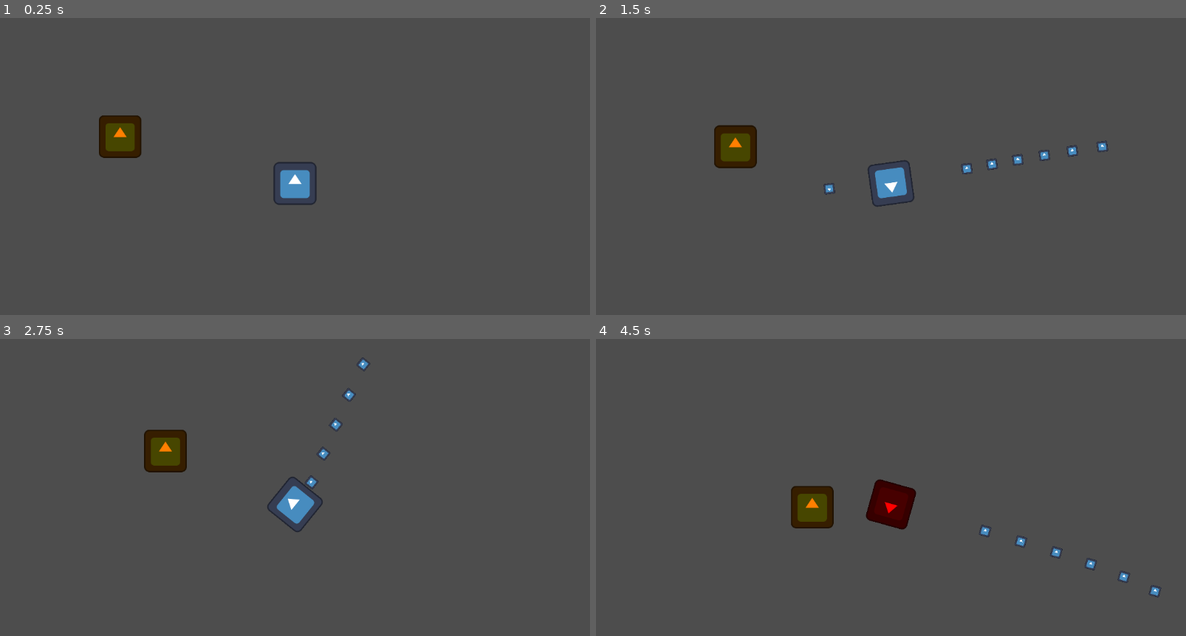
Above: before the commit, frames 1-4 (two rows, left to right).
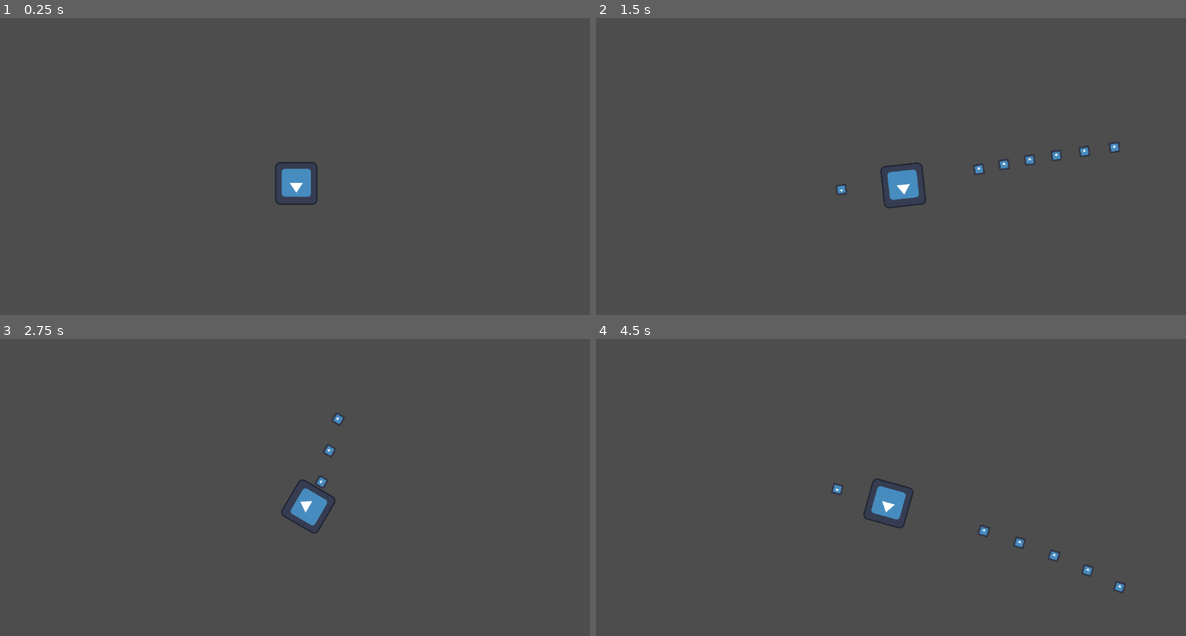
Above: after the commit, the same moments.

Repository: CMBadiuk/GMTK-Jam-25-Splashdown
Game: Godot game, scene res://World.tscn
Same seed, same stepped clock (60 frames per second), same inputs: the game is played once before the commit and once after it. The engine's default icon, where the game draws it, is replaced by a stand-in: a white triangle on a blue panel in a dark square.
Inputs (mouse positions are in pixels of both pictures, inside the frame that each line leads up to):
- Up to frame 1 (0.25 s): no input
- Up to frame 2 (1.5 s): move the mouse to (1020, 166) at 0.52 s; press the mouse at (1020, 166) at 0.53 s; hold D (Move_Right) 0.53-1.28 s; move the mouse to (773, 199) at 1.27 s; release the mouse at (773, 199) at 1.28 s; hold S (Move_Down) from 1.28 s (still down); click (773, 199) at 1.35 s
- Up to frame 3 (2.75 s): move the mouse to (354, 431) at 2.02 s; release S (Move_Down) at 2.03 s; press the mouse at (354, 431) at 2.03 s; hold D (Move_Right) from 2.03 s (still down)
- Up to frame 4 (4.5 s): move the mouse to (861, 570) at 2.77 s; release D (Move_Right) at 2.78 s; release the mouse at (861, 570) at 2.78 s; hold W (Move_Up) 2.78-3.53 s; click (861, 570) at 2.85 s; move the mouse to (1068, 552) at 3.52 s; press the mouse at (1068, 552) at 3.53 s; hold A (Move_Left) from 3.53 s (still down); move the mouse to (714, 454) at 4.27 s; release the mouse at (714, 454) at 4.28 s; click (714, 454) at 4.35 s

The runs differ from the first frame. In frame 1, 1.3% of the frame differs, in the area x 16-54%, y 32-63%; in frame 2, 2.4%; in frame 3, 2.1%; in frame 4, 2.5%, in the area x 33-96%, y 46-88%.

Commit message:
Revert "Merge branch 'main' of https://github.com/CMBadiuk/GMTK-Jam-2025"
This reverts commit 027b0ef01e021a8f30ef3b593559339bb883daa7, reversing
changes made to 40e07dd5b4f48d200902a18a4625848edf9c4863.

Diff:
--- a/World.tscn
+++ b/World.tscn
@@ -1,8 +1,7 @@
-[gd_scene load_steps=6 format=3 uid="uid://cr75xubf3ymsk"]
+[gd_scene load_steps=5 format=3 uid="uid://cr75xubf3ymsk"]
 
 [ext_resource type="PackedScene" uid="uid://ckwn072cvvxnx" path="res://player.tscn" id="1_2dftf"]
 [ext_resource type="PackedScene" uid="uid://crseh7g7s6ifg" path="res://river_current.tscn" id="2_bcbcq"]
-[ext_resource type="PackedScene" uid="uid://p7acrgel14o6" path="res://chaser.tscn" id="3_bcbcq"]
 
 [sub_resource type="RectangleShape2D" id="RectangleShape2D_2dftf"]
 size = Vector2(1889, 80)
@@ -15,7 +14,7 @@
 [node name="World" type="Node"]
 
 [node name="Player" parent="." instance=ExtResource("1_2dftf")]
-position = Vector2(976, 0)
+position = Vector2(432, 2)
 
 [node name="RiverCurrent" parent="." instance=ExtResource("2_bcbcq")]
 position = Vector2(1112, 16)
@@ -64,6 +63,3 @@
 
 [node name="ChaserNavRegion" type="NavigationRegion2D" parent="."]
 navigation_polygon = SubResource("NavigationPolygon_2dftf")
-
-[node name="ChaserBody" parent="." instance=ExtResource("3_bcbcq")]
-position = Vector2(440, -144)
--- a/chaser.gd
+++ b/chaser.gd
@@ -1,57 +1,20 @@
 extends CharacterBody2D
 
-@export var speed: float = 450.0
+@export var speed: float = 250.0
 @export var health: int = 3
-@export var bounce_force: float = 400.0
-@export var friction: float = 0.95
 
 var player: Node2D
-var can_attack:= true
 
 func _ready() -> void:
 	# Find player as soon as they're spawned
 	player = get_tree().get_first_node_in_group("player")
-	$AttackCooldownTimer.timeout.connect(_on_attack_cooldown_timer_timeout)
 
 func _physics_process(delta: float) -> void:
 	if not is_instance_valid(player):
 		# If player isn't present for any reason, do nothing
-		print("Player not found")
 		return
 	# 1. Get player's current position
 	var player_position = player.global_position
-	# print("Player position: ", player.global_position)
+
 	# 2. Find optimal path to player using the Nav Server
-	var path = NavigationServer2D.map_get_path(get_world_2d().navigation_map, global_position, player_position, true)
-	# 3. Move towards the next point on that path
-	if path.size() > 1:
-		var move_direction = global_position.direction_to(path[1])
-		velocity += move_direction * speed * delta
-	else:
-		velocity = Vector2.ZERO
-	velocity *= friction
-
-	move_and_slide()
-
-	# Check for collision with the player
-	for i in get_slide_collision_count():
-		var collision = get_slide_collision(i)
-		var collider = collision.get_collider()
-		if collider.is_in_group("player"):
-			print("Chaser caught the player!")
-			collider.take_damage(1)
-			# Bounce back
-			velocity += collision.get_normal() * bounce_force
-			print("Velocity = ", velocity)
-			# Start attack cooldown
-			can_attack = false
-			$AttackCooldownTimer.start()
-
-func take_damage(amount: int):
-	health -= amount
-	print("Chaser took ", amount, " damage. Health is now ", health)
-	if health <= 0:
-		queue_free()
-
-func _on_attack_cooldown_timer_timeout():
-	can_attack = true
+	var path = NavigationServer2D.map_get_path(get_world_2d().navigation_map, global_position, player_position, true	)
--- a/chaser.tscn
+++ b/chaser.tscn
@@ -7,15 +7,11 @@
 radius = 64.4981
 
 [node name="ChaserBody" type="CharacterBody2D" groups=["enemy"]]
-collision_layer = 4
-collision_mask = 15
 script = ExtResource("1_7nv7r")
 
 [node name="Sprite2D" type="Sprite2D" parent="."]
-modulate = Color(1, 0.498039, 0, 1)
+modulate = Color(1, 0, 0, 1)
 texture = ExtResource("1_w318g")
 
 [node name="CollisionShape2D" type="CollisionShape2D" parent="."]
 shape = SubResource("CircleShape2D_7nv7r")
-
-[node name="AttackCooldownTimer" type="Timer" parent="."]
--- a/player.gd
+++ b/player.gd
@@ -8,14 +8,10 @@
 @export var friction: float = 0.95
 # Reference to water droplet scene
 @export var water_droplet_scene: PackedScene
-@export var health: int = 5
 
 var can_shoot:= true
 var active_scheme: ControlScheme = ControlScheme.MOUSE_KB
 var last_controller_aim := Vector2.RIGHT # Default aim for controller
-
-func _ready():
-	$DamageFlashTimer.timeout.connect(_on_damage_flash_timer_timeout)
 
 func _unhandled_input(event: InputEvent) -> void:
 	# Runs whenever there's an input event, used to detect last used input device
@@ -95,19 +91,6 @@
 	if active_scheme == ControlScheme.CONTROLLER:
 		droplet.rotation = last_controller_aim.angle()
 
-func take_damage(amount: int):
-	health -= amount
-	print("Player took ", amount, " damage! Health is now ", health)
-	$Sprite2D.modulate = Color.RED
-	$DamageFlashTimer.start()
-
-	if health <= 0:
-		print("GAME OVER")
-		queue_free()
-
-func _on_damage_flash_timer_timeout():
-	$Sprite2D.modulate = Color.WHITE
-
 
 func _on_fire_rate_timer_timeout() -> void:
 	# Calls when FireRateTimer finishes
--- a/player.tscn
+++ b/player.tscn
@@ -1,26 +1,125 @@
 [gd_scene load_steps=5 format=3 uid="uid://ckwn072cvvxnx"]
 
 [ext_resource type="Texture2D" uid="uid://xfkud3diitvt" path="res://icon.svg" id="1_4flbx"]
-[ext_resource type="Script" uid="uid://c7r8qm2lji5hn" path="res://player.gd" id="1_onrkg"]
 [ext_resource type="PackedScene" uid="uid://ofsv5lr2t6pg" path="res://water_droplet.tscn" id="2_i3pqv"]
+
+[sub_resource type="GDScript" id="GDScript_onrkg"]
+script/source = "extends CharacterBody2D
+
+# Enum to define control schemes
+enum ControlScheme { MOUSE_KB, CONTROLLER }
+
+# Strength of the player's push, editable in the Inspector
+@export var move_force: float = 500.0
+# This adds drag to the player
+@export var friction: float = 0.95
+# Reference to water droplet scene
+@export var water_droplet_scene: PackedScene
+
+var can_shoot:= true
+var active_scheme: ControlScheme = ControlScheme.MOUSE_KB
+var last_controller_aim := Vector2.RIGHT # Default aim for controller
+
+func _unhandled_input(event: InputEvent) -> void:
+	# Runs whenever there's an input event, used to detect last used input device
+	if event is InputEventMouseMotion:
+		active_scheme = ControlScheme.MOUSE_KB
+	elif  event is InputEventJoypadMotion or event is InputEventJoypadButton:
+		active_scheme = ControlScheme.CONTROLLER
+		print(\"Controller input detected\")
+
+func _process(delta: float) -> void:
+	# Handle aiming and check for shooting input here
+	aim()
+	if Input.is_action_pressed(\"Fire\") and can_shoot:
+		shoot()
+
+
+func _physics_process(delta: float) -> void:
+	print(\"Physics running...\") # debug statement
+
+	# Get movement input direction
+	var input_direction := Input.get_vector(\"Move_Left\", \"Move_Right\", \"Move_Up\", \"Move_Down\")
+
+	print(\"Input:\", input_direction) # debug statement
+
+	# If player is providing input, apply a force
+	if input_direction != Vector2.ZERO:
+		velocity += input_direction * move_force * delta
+	# Apply friction to velocity
+	velocity *= friction
+
+	# Move player based on physics inputs acting on it
+	move_and_slide()
+
+func aim() -> void:
+	# This function routes to appropriate aim logic for control scheme
+	match active_scheme:
+		ControlScheme.MOUSE_KB:
+			aim_with_mouse()
+		ControlScheme.CONTROLLER:
+			aim_with_controller() # Currently not switching schemes properly. Figure this out later if at all
+
+func aim_with_mouse() -> void:
+	# Look at the global mouse position.
+	look_at(get_global_mouse_position())
+
+func aim_with_controller() -> void:
+	# Get input from the controller's right stick.
+	var aim_direction := Input.get_vector(\"Contr_Aim_Left\", \"Contr_Aim_Right\", \"Contr_Aim_Up\", \"Contr_Aim_Down\")
+
+	# We only update the rotation if the stick is actively being pushed.
+	# This prevents the player from snapping back to a default rotation.
+	if aim_direction != Vector2.ZERO:
+		rotation = aim_direction.angle()
+		last_controller_aim = aim_direction # Store the last direction
+	# If the stick is neutral, the player continues facing the last known direction
+
+func shoot() -> void:
+	# This function handles firing a projectile.
+	# First, check if the scene has been assigned in the editor.
+	if not water_droplet_scene:
+		print(\"Water droplet scene not set on player!\")
+		return
+
+	# Set can_shoot to false, start cooldown timer
+	can_shoot = false
+	$FireRateTimer.start()
+
+	# Create a new instance of our water droplet, parent it to world root
+	var droplet = water_droplet_scene.instantiate()
+	get_tree().root.add_child(droplet)
+
+	# Position the new droplet at the Muzzle's global position and rotation
+	var muzzle = $Muzzle
+	droplet.global_transform = muzzle.global_transform
+
+	# If using a controller and the aim stick is neutral, we need to ensure the projectile still fires in the correct direction
+	if active_scheme == ControlScheme.CONTROLLER:
+		droplet.rotation = last_controller_aim.angle()
+
+
+func _on_fire_rate_timer_timeout() -> void:
+	# Calls when FireRateTimer finishes
+	can_shoot = true
+"
 
 [sub_resource type="CircleShape2D" id="CircleShape2D_onrkg"]
 radius = 64.0
 
-[node name="Player" type="CharacterBody2D" groups=["player"]]
-collision_layer = 2
-collision_mask = 15
-script = ExtResource("1_onrkg")
+[node name="Player" type="CharacterBody2D"]
+script = SubResource("GDScript_onrkg")
 water_droplet_scene = ExtResource("2_i3pqv")
 
 [node name="Sprite2D" type="Sprite2D" parent="."]
 texture = ExtResource("1_4flbx")
 
-[node name="CollisionShape2D" type="CollisionShape2D" parent="." groups=["player"]]
+[node name="CollisionShape2D" type="CollisionShape2D" parent="."]
 shape = SubResource("CircleShape2D_onrkg")
 
-[node name="Camera2D" type="Camera2D" parent="." groups=["player"]]
+[node name="Camera2D" type="Camera2D" parent="."]
 zoom = Vector2(0.65, 0.65)
+position_smoothing_enabled = true
 
 [node name="Muzzle" type="Marker2D" parent="."]
 position = Vector2(72, 0)
@@ -29,6 +128,4 @@
 wait_time = 0.1
 one_shot = true
 
-[node name="DamageFlashTimer" type="Timer" parent="."]
-
 [connection signal="timeout" from="FireRateTimer" to="." method="_on_fire_rate_timer_timeout"]
--- a/project.godot
+++ b/project.godot
@@ -72,10 +72,3 @@
 "events": [Object(InputEventJoypadMotion,"resource_local_to_scene":false,"resource_name":"","device":-1,"axis":2,"axis_value":1.0,"script":null)
 ]
 }
-
-[layer_names]
-
-2d_physics/layer_1="world"
-2d_physics/layer_2="player"
-2d_physics/layer_3="enemies"
-2d_physics/layer_4="projectiles"
--- a/river_current.tscn
+++ b/river_current.tscn
@@ -6,7 +6,6 @@
 size = Vector2(2048, 512)
 
 [node name="RiverCurrent" type="Area2D"]
-collision_mask = 7
 script = ExtResource("1_arvo3")
 
 [node name="CollisionShape2D" type="CollisionShape2D" parent="."]
--- a/water_droplet.gd
+++ b/water_droplet.gd
@@ -9,8 +9,6 @@
 
 func _on_body_entered(body: Node2D) -> void:
 	# Fired when physics body is hit. Can have damage logic later
-	if body.is_in_group("enemy"):
-		body.take_damage(1)
 	queue_free() # Destroys the droplet instance
 
 func _on_timer_timeout() -> void:
--- a/water_droplet.tscn
+++ b/water_droplet.tscn
@@ -6,8 +6,6 @@
 [sub_resource type="CapsuleShape2D" id="CapsuleShape2D_h1mwo"]
 
 [node name="WaterDroplet" type="Area2D"]
-collision_layer = 8
-collision_mask = 6
 script = ExtResource("1_h1mwo")
 
 [node name="Sprite2D" type="Sprite2D" parent="."]
